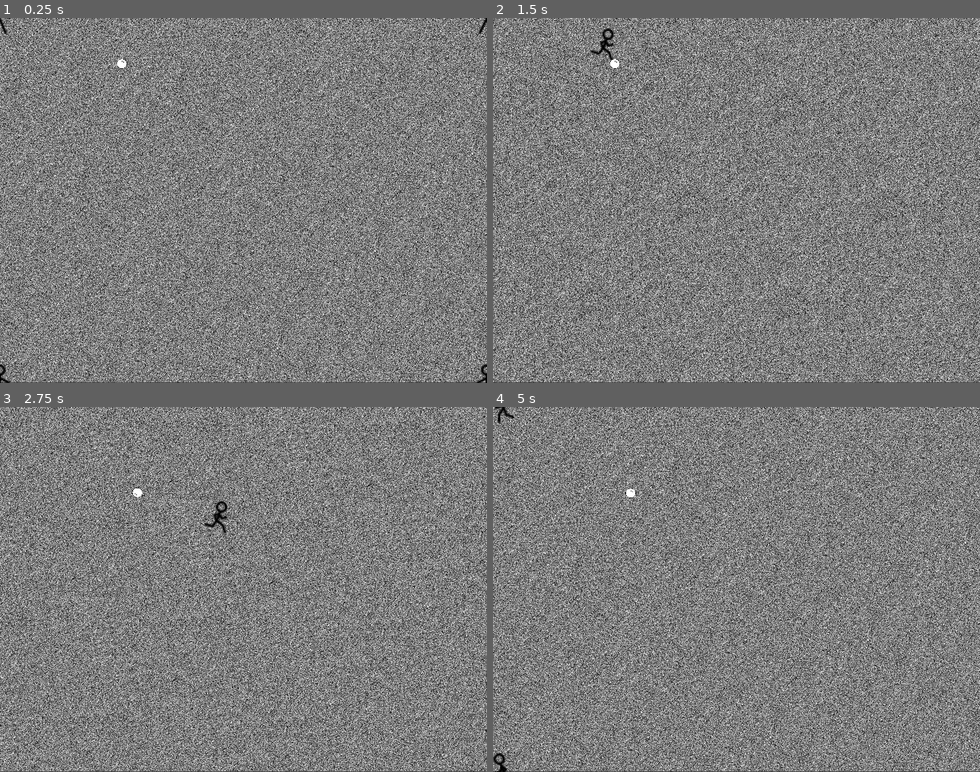
Above: before the commit, frames 1-4 (two rows, left to right).
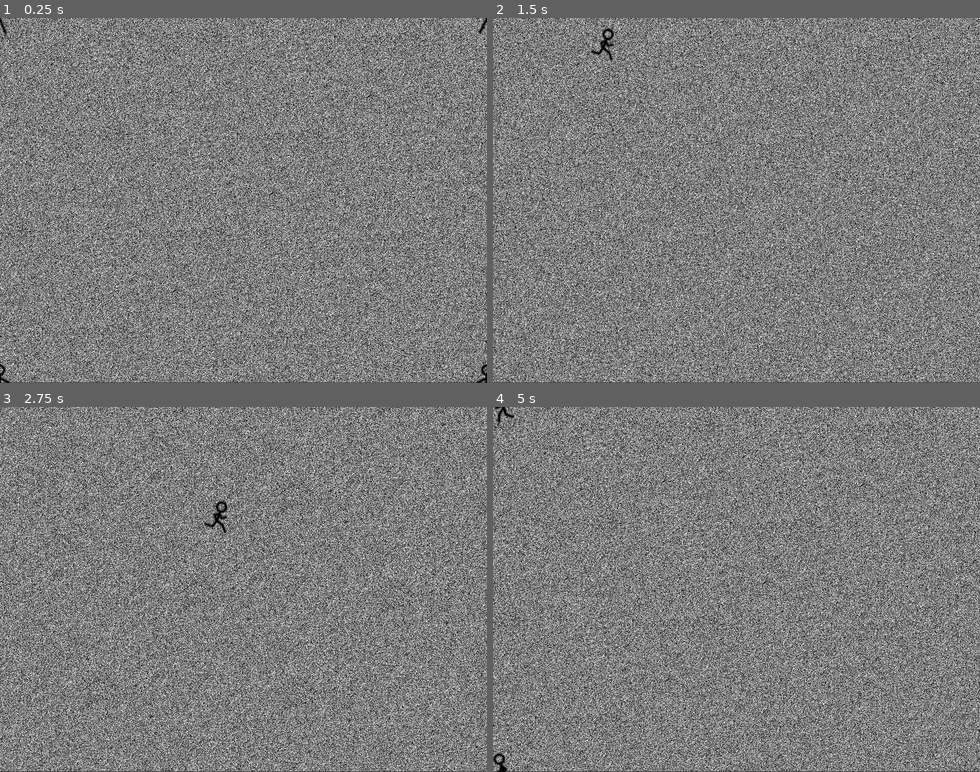
Above: after the commit, the same moments.

Repository: ssj71/nonlinearsnowballfight
Game: Godot game, scene res://fight.tscn
Same seed, same stepped clock (60 frames per second), same inputs: the game is played once before the commit and once after it.
Inputs:
- Up to frame 1 (0.25 s): no input
- Up to frame 2 (1.5 s): hold Right 0.53-1.28 s; tap Space at 0.77 s; hold Down from 1.28 s (still down)
- Up to frame 3 (2.75 s): tap Space at 1.52 s; release Down at 2.03 s; hold Right from 2.03 s (still down)
- Up to frame 4 (5 s): release Right at 2.78 s; hold Up 2.78-3.53 s; tap Space at 3.02, 3.77, 4.52 s; hold Left from 3.53 s (still down)

The runs differ from the first frame. In frame 1, 65% of the frame differs, in the area x 0-100%, y 0-100%; in frame 2, 65%; in frame 3, 65%; in frame 4, 65%.

Commit message:
rm snowball

Diff:
--- a/fight.tscn
+++ b/fight.tscn
@@ -1,16 +1,15 @@
-[gd_scene load_steps=16 format=2]
+[gd_scene load_steps=14 format=2]
 
 [ext_resource path="res://noisetexture0.tres" type="Texture" id=1]
 [ext_resource path="res://noisetexture1.tres" type="Texture" id=2]
 [ext_resource path="res://noisetexture2.tres" type="Texture" id=3]
 [ext_resource path="res://noisetexture3.tres" type="Texture" id=4]
 [ext_resource path="res://Player.gd" type="Script" id=5]
-[ext_resource path="res://man-run1.svg" type="Texture" id=6]
-[ext_resource path="res://man-run2.svg" type="Texture" id=7]
-[ext_resource path="res://man-run3.svg" type="Texture" id=8]
-[ext_resource path="res://man-stand.svg" type="Texture" id=9]
-[ext_resource path="res://ball.svg" type="Texture" id=10]
-[ext_resource path="res://Balls.gd" type="Script" id=11]
+[ext_resource path="res://man-stand.svg" type="Texture" id=6]
+[ext_resource path="res://man-run1.svg" type="Texture" id=7]
+[ext_resource path="res://man-run2.svg" type="Texture" id=8]
+[ext_resource path="res://man-run3.svg" type="Texture" id=9]
+[ext_resource path="res://Balls.gd" type="Script" id=10]
 
 [sub_resource type="SpriteFrames" id=1]
 
@@ -30,21 +29,16 @@
 [sub_resource type="SpriteFrames" id=3]
 
 animations = [ {
-"frames": [ ExtResource( 6 ), ExtResource( 7 ), ExtResource( 8 ) ],
+"frames": [ ExtResource( 6 ) ],
+"loop": false,
+"name": "stand",
+"speed": 1.0
+}, {
+"frames": [ ExtResource( 7 ), ExtResource( 8 ), ExtResource( 9 ) ],
 "loop": true,
 "name": "run",
 "speed": 7.0
-}, {
-"frames": [ ExtResource( 9 ) ],
-"loop": false,
-"name": "stand",
-"speed": 1.0
 } ]
-
-[sub_resource type="CircleShape2D" id=6]
-
-custom_solver_bias = 0.0
-radius = 7.08656
 
 [node name="Node2D" type="Node2D"]
 
@@ -70,7 +64,6 @@
 position = Vector2( 319, 241 )
 frames = SubResource( 1 )
 animation = "default"
-frame = 3
 playing = true
 
 [node name="Player" type="KinematicBody2D" parent="."]
@@ -92,31 +85,5 @@
 animation = "stand"
 playing = true
 
-[node name="RigidBody2D" type="RigidBody2D" parent="."]
-position = Vector2( 160.136, 60.149 )
-input_pickable = false
-collision_layer = 1
-collision_mask = 1
-mode = 0
-mass = 6133.91
-gravity_scale = 0.0
-custom_integrator = false
-continuous_cd = 0
-contacts_reported = 0
-contact_monitor = false
-sleeping = false
-can_sleep = true
-linear_velocity = Vector2( 0, 0 )
-linear_damp = 3.58
-angular_velocity = 0.0
-angular_damp = -1.0
-
-[node name="CollisionShape2D" type="CollisionShape2D" parent="RigidBody2D"]
-shape = SubResource( 6 )
-
-[node name="ball" type="Sprite" parent="RigidBody2D/CollisionShape2D"]
-scale = Vector2( 0.2, 0.2 )
-texture = ExtResource( 10 )
-
 [node name="Balls" type="Node2D" parent="."]
-script = ExtResource( 11 )
+script = ExtResource( 10 )
